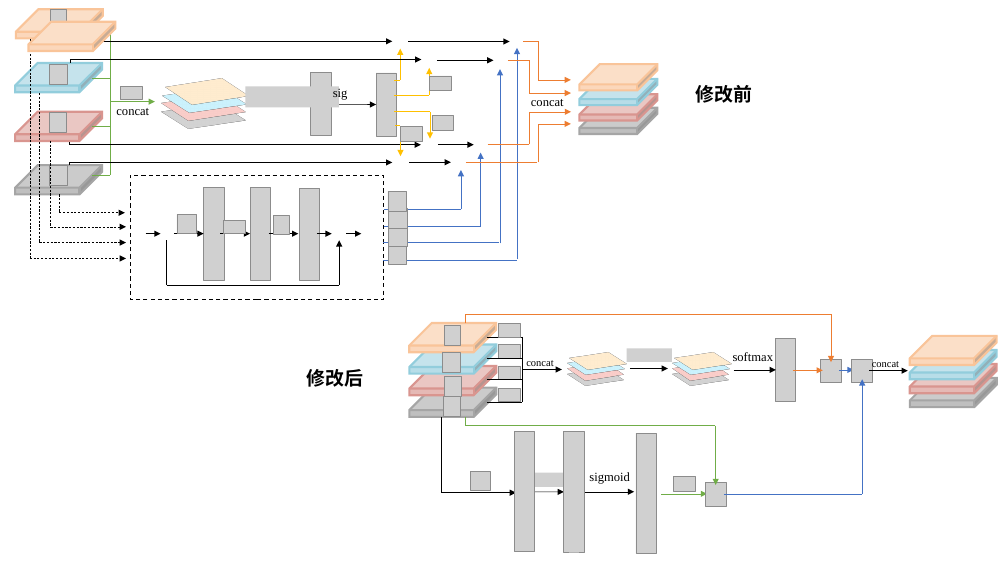
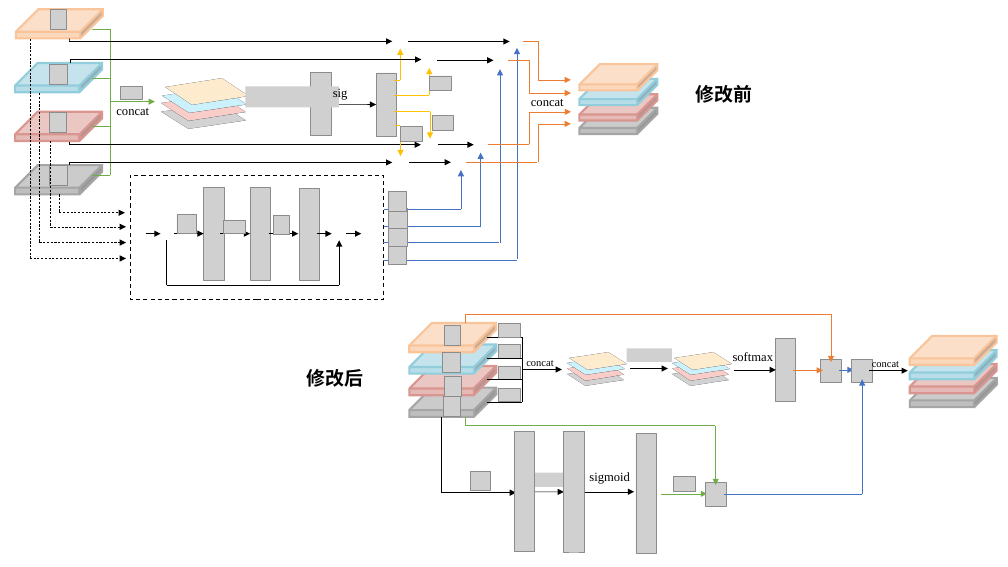
Before and after one commit to sheep-black/myLastPaper, a slide deck: slide 1 of DRM.pptx. Drawn at 1008x567 pixels with LibreOffice and Linux fonts; fonts in the diff are those of the drawing; grey boxes stand for pictures; background and template pictures are left out. Boxes give left, top, right and bottom in pixels: in the first picture for what was removed or moved away, otherwise in the second. Text is boxed around its words. In the diff, an @@ line names an element or a change of style, - is before the commit and + after.

```diff
--- a/DRM.pptx
+++ b/DRM.pptx
@@ cube removed at [29, 22, 116, 51] @@
```
Also in this commit, not shown: 4 slides added, 1 other file.
